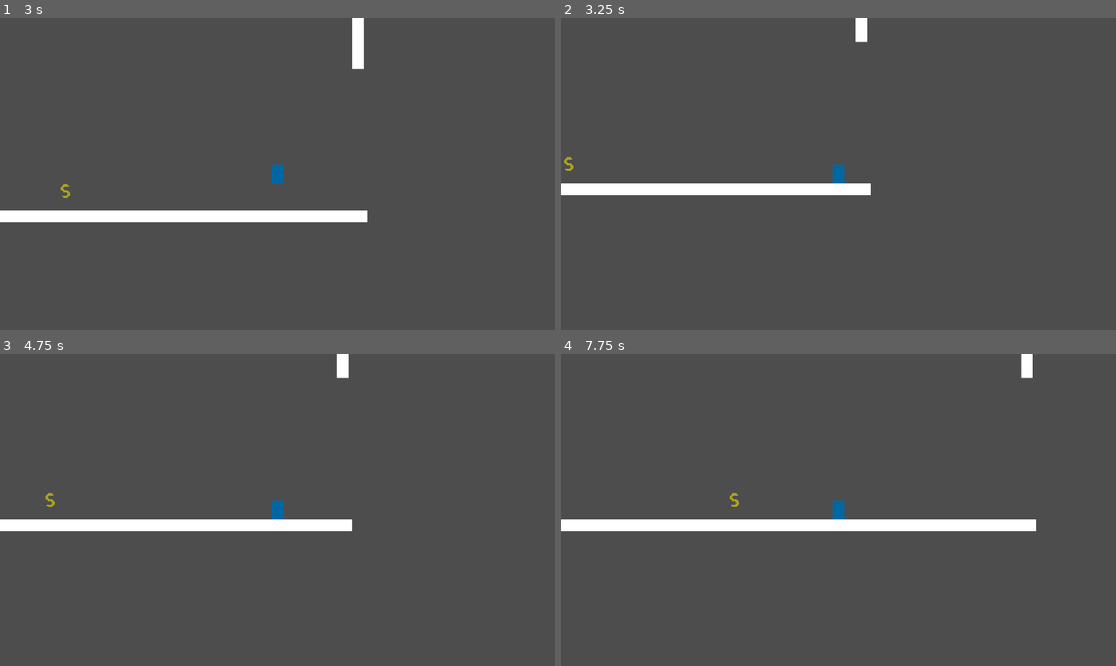
Above: before the commit, frames 1-4 (two rows, left to right).
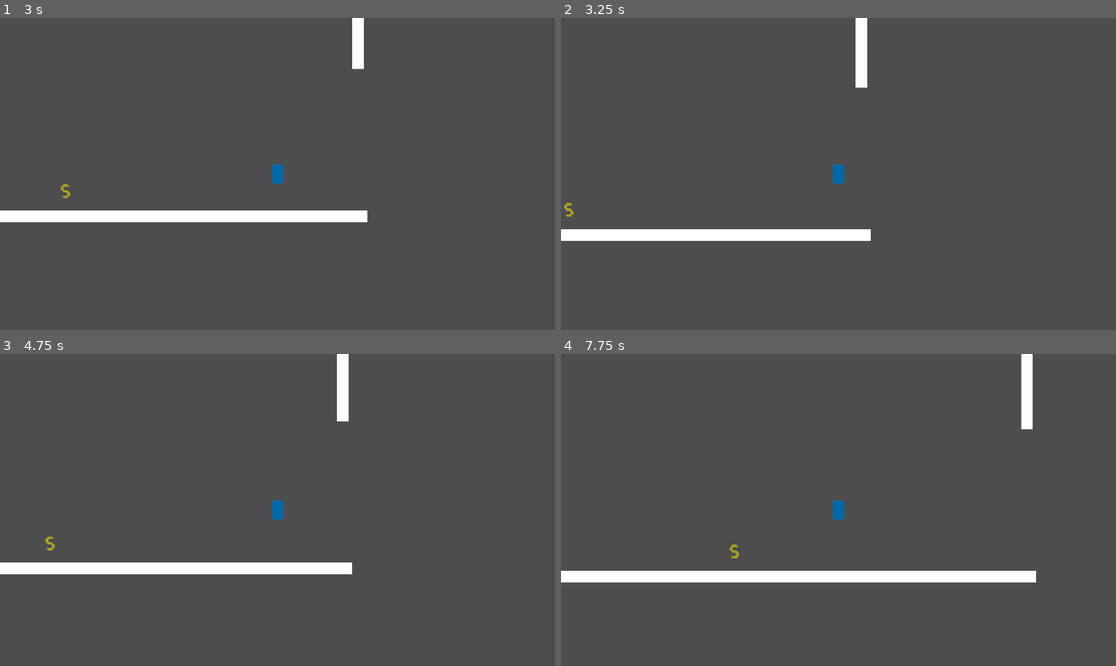
Above: after the commit, the same moments.

Repository: clovercharms/mitty-valentines-2026
Game: Godot game, scene res://UI/MainMenu.tscn
Two runs of this game, one before a commit and one after it. Both use one fixed random seed, a clock stepped at 60 frames per second and the inputs below.
Inputs (mouse positions are in pixels of both pictures, inside the frame that each line leads up to):
- Up to frame 1 (3 s): click "Start Game" at 0.5 s; tap Enter (ui_accept) at 1.25, 1.35, 1.52, 1.82, 2.75 s; move the mouse to (399, 158) at 1.27 s; hold Right (ui_right) 1.28-2 s; click (399, 158) at 1.42 s; drag from (166, 189) to (249, 236) at 2.02 s; move the mouse to (333, 105) at 2.77 s; hold Right (ui_right) from 2.78 s (still down); tap Y at 2.85 s
- Up to frame 2 (3.25 s): keep holding Right (ui_right); tap Enter (ui_accept) at 3.05 s
- Up to frame 3 (4.75 s): release Right (ui_right) at 3.5 s; drag from (249, 572) to (111, 463) at 3.52 s; tap Enter (ui_accept) at 4.25, 4.52, 4.55 s; move the mouse to (444, 556) at 4.27 s; hold Left (ui_left) from 4.28 s (still down); tap Q at 4.35 s
- Up to frame 4 (7.75 s): tap Enter (ui_accept) at 4.82, 5.75, 5.85, 7.25, 7.52, 7.55 s; release Left (ui_left) at 5 s; drag from (672, 463) to (755, 432) at 5.02 s; move the mouse to (866, 510) at 5.77 s; hold Left (ui_left) 5.78-6.5 s; click (866, 510) at 5.92 s; drag from (755, 432) to (727, 525) at 6.52 s; move the mouse to (960, 494) at 7.27 s; hold Right (ui_right) from 7.28 s (still down); tap Y at 7.35 s

Frame 1 is identical in both runs. In frame 2, 4.6% of the frame differs, in the area x 0-56%, y 7-72%; in frame 3, 5.2%; in frame 4, 6.9%, in the area x 0-86%, y 7-74%.

Commit message:
Added rudimentary double jump logic.

Diff:
--- a/GameObjects/mitty_player.gd
+++ b/GameObjects/mitty_player.gd
@@ -6,37 +6,49 @@
 const TERMINAL_FALL_VELOCITY = 2000
 @onready var coyote_timer = $CoyoteTimer
 
+# double jump
+@onready var can_double_jump = true
+var has_double_jumped = false
+
+
 func on_enter():
-	print("player on_enter")
+    print("player on_enter")
 
 func _physics_process(delta: float) -> void:
-	# Add the gravity.
-	if not is_on_floor():
-		if velocity.y < 0:
-			velocity += get_gravity() * delta
-		elif velocity.y != TERMINAL_FALL_VELOCITY:
-			# faster drop down after reaching apex, add terminal fall velocity
-			velocity += get_gravity() * delta * 3
-			velocity.y = min(velocity.y, TERMINAL_FALL_VELOCITY)
-	# Handle jump.
-	if Input.is_action_just_pressed("ui_accept") and (is_on_floor() or !coyote_timer.is_stopped()):
-		velocity.y = JUMP_VELOCITY
-	# enable short jumps by releasing jump early
-	if Input.is_action_just_released("ui_accept") and velocity.y < 0:
-		velocity.y = JUMP_VELOCITY / 4
+    # Add the gravity.
+    if not is_on_floor():
+        if velocity.y < 0:
+            velocity += get_gravity() * delta
+        elif velocity.y != TERMINAL_FALL_VELOCITY:
+            # faster drop down after reaching apex, add terminal fall velocity
+            velocity += get_gravity() * delta * 3
+            velocity.y = min(velocity.y, TERMINAL_FALL_VELOCITY)
+    # Handle jump.
+    if Input.is_action_just_pressed("ui_accept") and (is_on_floor() or !coyote_timer.is_stopped()):
+        velocity.y = JUMP_VELOCITY
+    # enable short jumps by releasing jump early
+    if Input.is_action_just_released("ui_accept") and velocity.y < 0:
+        velocity.y = JUMP_VELOCITY / 4
+    # double jump logic
+    if Input.is_action_just_pressed("ui_accept") and can_double_jump and !has_double_jumped and !is_on_floor():
+        velocity.y = JUMP_VELOCITY
+        has_double_jumped = true
 
-	# Get the input direction and handle the movement/deceleration.
-	# As good practice, you should replace UI actions with custom gameplay actions.
-	var direction := Input.get_axis("ui_left", "ui_right")
-	if direction:
-		velocity.x = direction * SPEED
-	else:
-		velocity.x = move_toward(velocity.x, 0, SPEED)
+    if is_on_floor() and has_double_jumped:
+        has_double_jumped = false
 
-	# Coyote Time logic
-	var was_on_floor = is_on_floor()
+    # Get the input direction and handle the movement/deceleration.
+    # As good practice, you should replace UI actions with custom gameplay actions.
+    var direction := Input.get_axis("ui_left", "ui_right")
+    if direction:
+        velocity.x = direction * SPEED
+    else:
+        velocity.x = move_toward(velocity.x, 0, SPEED)
 
-	move_and_slide()
+    # Coyote Time logic
+    var was_on_floor = is_on_floor()
 
-	if was_on_floor && !is_on_floor():
-		coyote_timer.start()
+    move_and_slide()
+
+    if was_on_floor && !is_on_floor():
+        coyote_timer.start()
